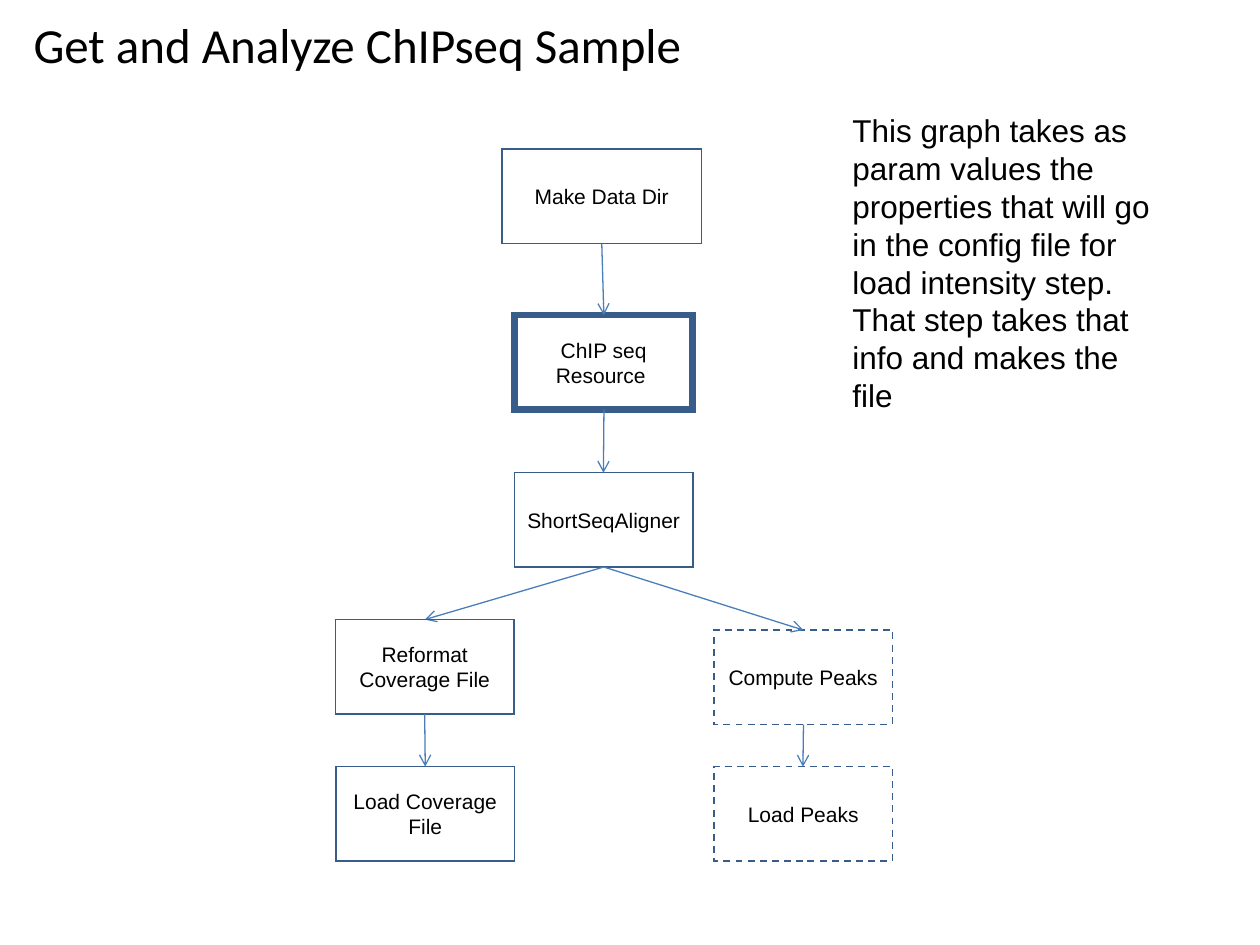
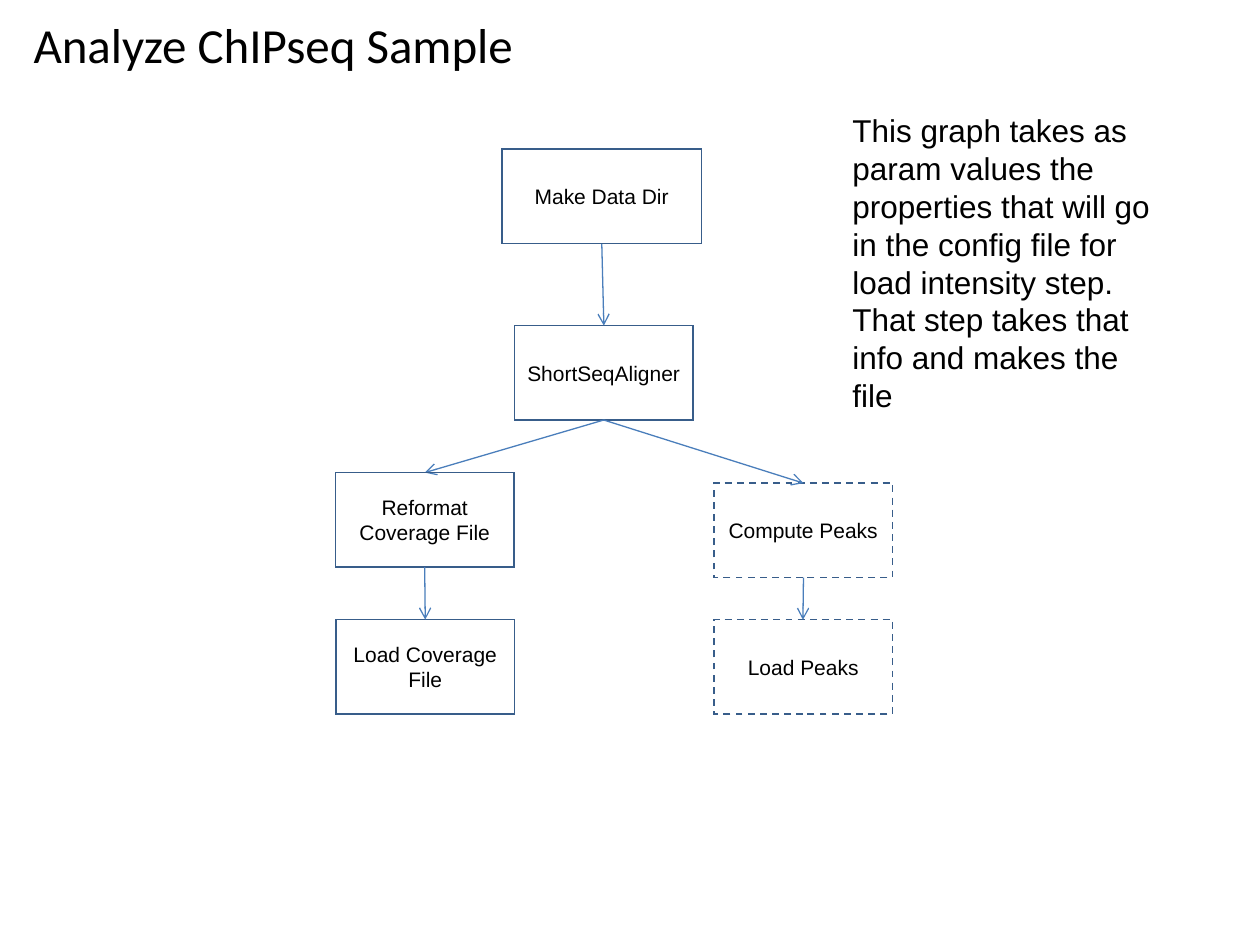
Before and after one commit to VEuPathDB/ApiCommonWorkflow, a slide deck: slide 50 of Main/doc/IntegratedWorkflow.ppt (slide 49 before the commit). Drawn at 1260x945 pixels with LibreOffice and Linux fonts; fonts in the diff are those of the drawing. Boxes give left, top, right and bottom in pixels: in the first picture for what was removed or moved away, otherwise in the second. Text is boxed around its words. In the diff, an @@ line names an element or a change of style, - is before the commit and + after.

Commit message:
minor changes

```diff
--- a/Main/doc/IntegratedWorkflow.ppt
+++ b/Main/doc/IntegratedWorkflow.ppt
@@ title at bbox=[34, 29, 513, 71]: text changed @@
-Get and Analyze ChIPseq Sample
+Analyze ChIPseq Sample
@@ arrow moved from (602, 243) - (604, 315) to (602, 243) - (604, 325) @@
@@ rectangle removed at bbox=[514, 315, 693, 410] @@
-ChIP seq
-Resource
@@ arrow removed from (604, 410) to (604, 472) @@
@@ rectangle "Reformat Coverage File": place and size @@
-rectangle "Reformat Coverage File" at bbox=[335, 620, 514, 714]
+rectangle "Reformat Coverage File" at bbox=[335, 472, 514, 567]
@@ 4 rectangles, 4 arrows: place and size @@
-4 rectangles, 4 arrows at bbox=[336, 472, 893, 861]
+4 rectangles, 4 arrows at bbox=[336, 325, 893, 714]
```
Also in this commit, not shown: 3 other slides changed, 1 slide added.
